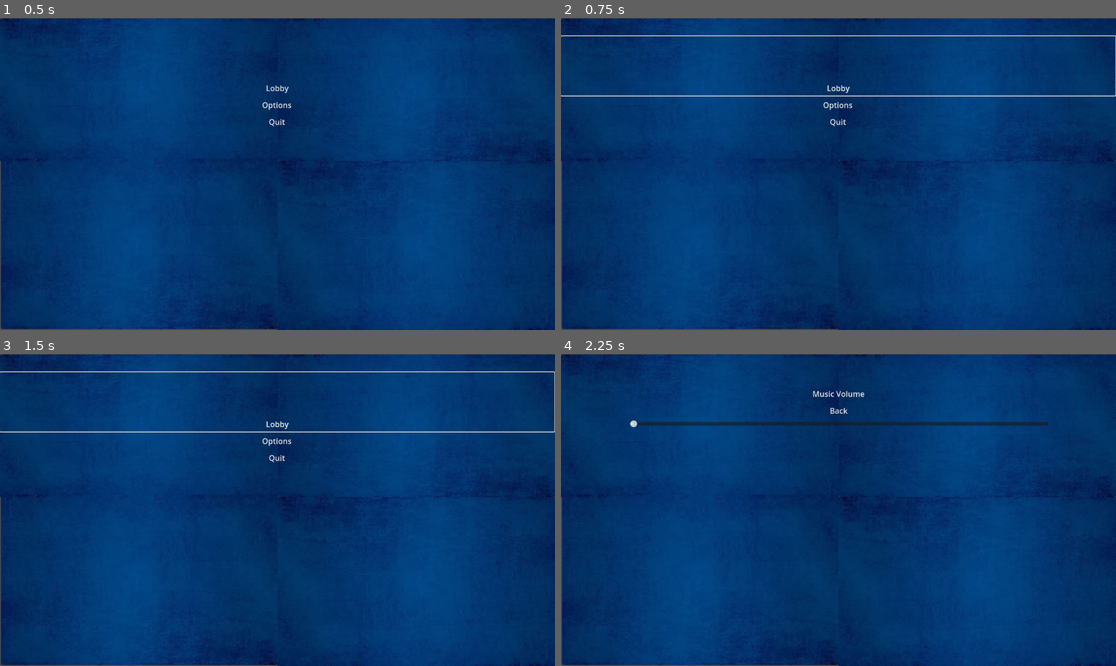
Above: before the commit, frames 1-4 (two rows, left to right).
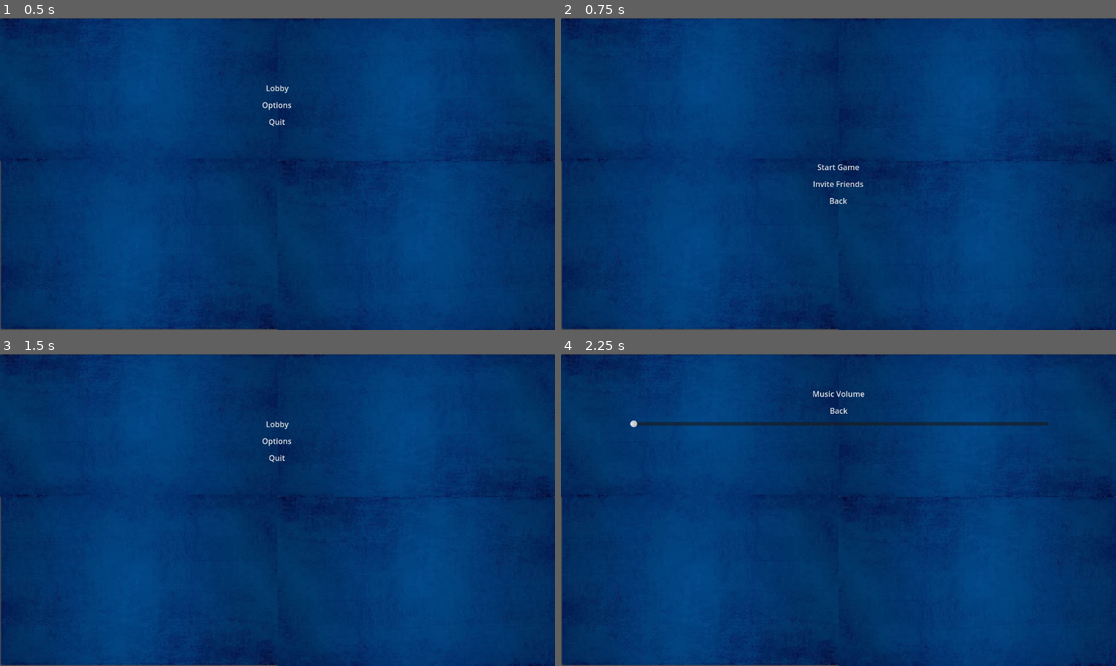
Above: after the commit, the same moments.

Repository: Zblaz/Rounds2
Game: Godot game, scene res://Scenes/main_menu.tscn
The game is run twice, just before and just after one commit, with the same random seed, the same clock (stepped at 60 frames per second) and the same inputs.
Inputs (mouse positions are in pixels of both pictures, inside the frame that each line leads up to):
- Up to frame 1 (0.5 s): no input
- Up to frame 2 (0.75 s): click "Lobby" at 0.5 s
- Up to frame 3 (1.5 s): click (277, 538) at 1.25 s, where only the run after the commit has a clickable "Back"
- Up to frame 4 (2.25 s): click "Options" at 2 s

Frame 1 is identical in both runs. In frame 2, 1.3% of the frame differs, in the area x 0-100%, y 5-60%; in frame 3, 0.9%; in frame 4, nothing differs.

Commit message:
connecting menus

Diff:
--- a/Scenes/main_menu.tscn
+++ b/Scenes/main_menu.tscn
@@ -54,5 +54,6 @@
 text = "Quit"
 flat = true
 
+[connection signal="pressed" from="MarginContainer/VBoxContainer/Play" to="." method="_on_play_pressed"]
 [connection signal="pressed" from="MarginContainer/VBoxContainer/Options" to="." method="_on_options_pressed"]
 [connection signal="pressed" from="MarginContainer/VBoxContainer/Exit" to="." method="_on_exit_pressed"]
--- a/Scenes/test_world.tscn
+++ b/Scenes/test_world.tscn
@@ -1,5 +1,6 @@
-[gd_scene load_steps=4 format=3 uid="uid://duetot553lyv2"]
+[gd_scene load_steps=5 format=3 uid="uid://duetot553lyv2"]
 
+[ext_resource type="Script" path="res://Scenes/rigid_body_2d.gd" id="1_8iggm"]
 [ext_resource type="PackedScene" uid="uid://m1bjk5tikiey" path="res://Scenes/player.tscn" id="1_wnav8"]
 
 [sub_resource type="RectangleShape2D" id="RectangleShape2D_dmq6o"]
@@ -11,8 +12,10 @@
 [node name="Node2D" type="Node2D"]
 
 [node name="RigidBody2D" type="RigidBody2D" parent="."]
-position = Vector2(222, 149)
+position = Vector2(332.708, 266.162)
 gravity_scale = 0.36
+can_sleep = false
+script = ExtResource("1_8iggm")
 
 [node name="CollisionShape2D" type="CollisionShape2D" parent="RigidBody2D"]
 shape = SubResource("RectangleShape2D_dmq6o")
@@ -21,7 +24,7 @@
 polygon = PackedVector2Array(-11, 32, 11, 32, 11, -32, -11, -32)
 
 [node name="PinJoint2D" type="PinJoint2D" parent="RigidBody2D/CollisionShape2D/Polygon2D"]
-position = Vector2(0, -38)
+position = Vector2(1.29218, -48.1617)
 node_a = NodePath("../../../../StaticBody2D2")
 node_b = NodePath("../../..")
 motor_target_velocity = 0.222879
@@ -60,10 +63,10 @@
 [node name="StaticBody2D2" type="StaticBody2D" parent="."]
 
 [node name="CollisionPolygon2D3" type="CollisionPolygon2D" parent="StaticBody2D2"]
-position = Vector2(-400, -497)
+position = Vector2(-309, -397)
 polygon = PackedVector2Array(468, 551, 814, 551, 815, 601, 468, 600)
 
 [node name="Polygon2D" type="Polygon2D" parent="StaticBody2D2/CollisionPolygon2D3"]
-position = Vector2(469.378, 276)
+position = Vector2(470, 276)
 scale = Vector2(0.298041, 0.496984)
 polygon = PackedVector2Array(-7, 654, 1163, 654, 1156.24, 553.393, -7, 551)
--- a/Scripts/create_lobby.gd
+++ b/Scripts/create_lobby.gd
@@ -2,9 +2,8 @@
 
 
 
-#func _on_start_pressed() -> void:
-	#pass # Replace with function body.  #This Currently Hasnt Been Added
-
+func _on_start_pressed() -> void:
+	get_tree().change_scene_to_file("res://Scenes/test_world.tscn")
 
 #func _on_invite_friends_pressed() -> void:   #This Currently Hasnt Been Added
 
--- /dev/null
+++ b/default_bus_layout.tres
@@ -0,0 +1,4 @@
+[gd_resource type="AudioBusLayout" format=3 uid="uid://dvlh3hq7fp8na"]
+
+[resource]
+bus/0/volume_db = -80.0
Not shown, added: Scenes/tes7EAE.tmp
